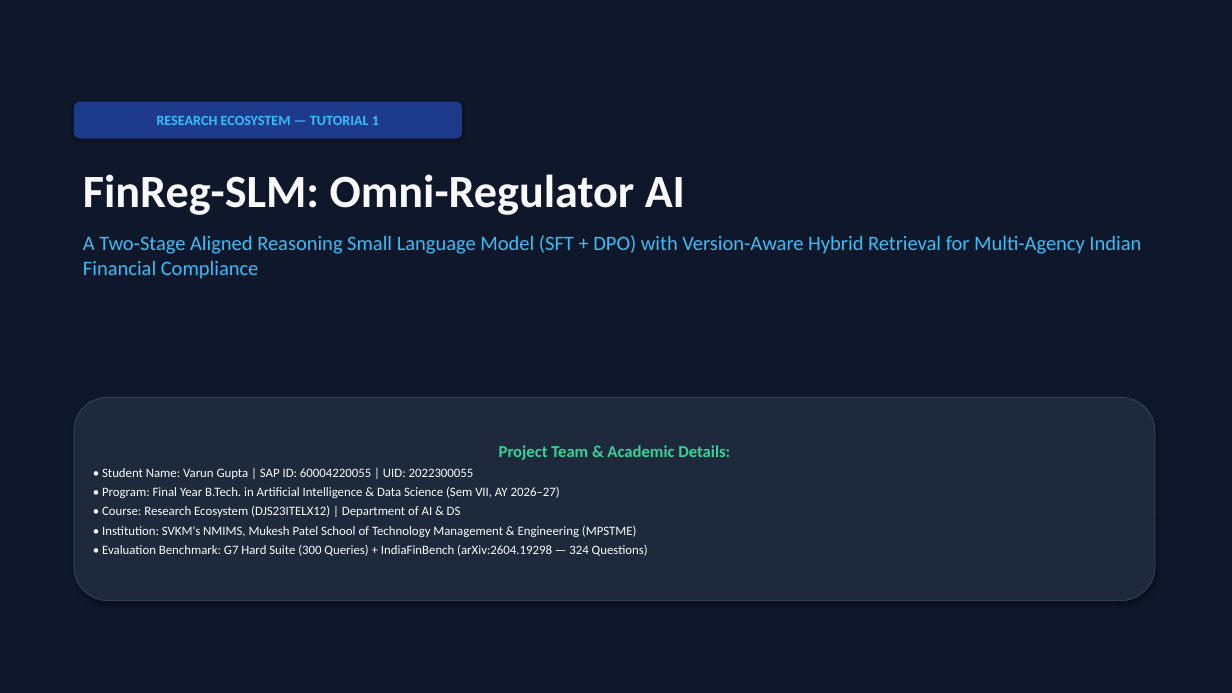
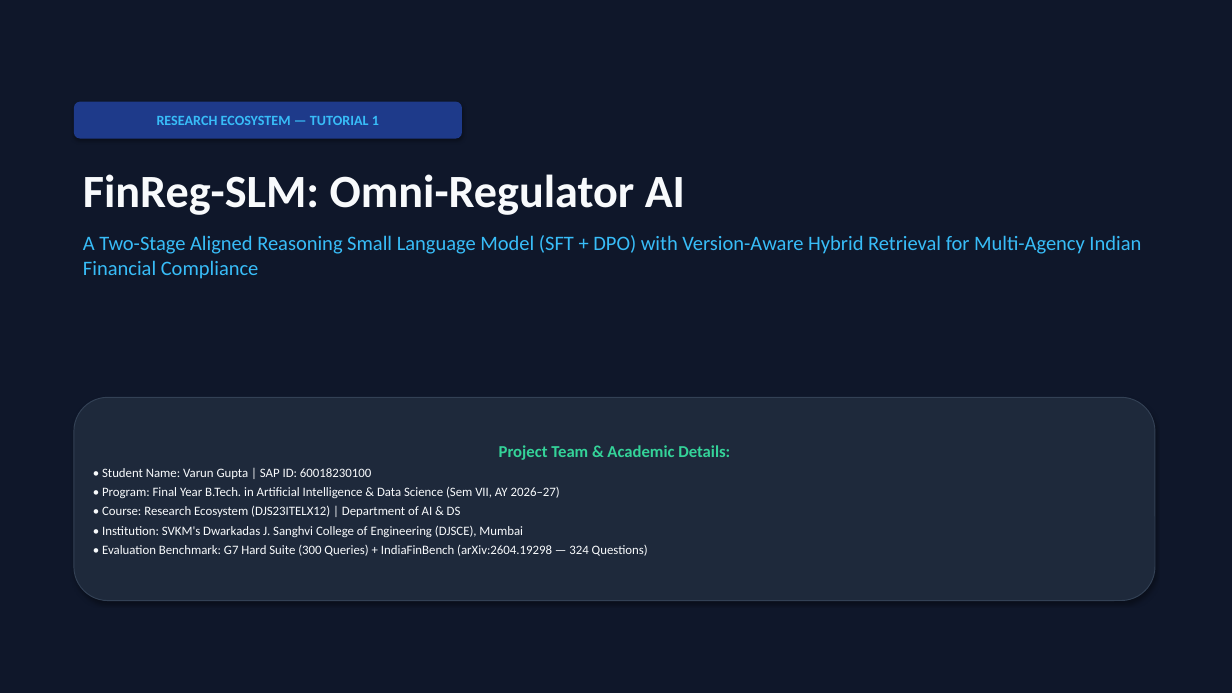
Before and after one commit to Mister2005/FinReg-SLM-Major-Project, a slide deck: slide 1 of 00_Academic_Deliverables/FinReg_SLM_Slide_Deck_4.pptx. Drawn at 1232x693 pixels with LibreOffice and Linux fonts; fonts in the diff are those of the drawing. Boxes give left, top, right and bottom in pixels: in the first picture for what was removed or moved away, otherwise in the second. Text is boxed around its words. In the diff, an @@ line names an element or a change of style, - is before the commit and + after.

Commit message:
docs: Add LaTeX (.tex), BibTeX (.bib) with clickable DOI citations, and high-fidelity PDF; update student SAP ID to 60018230100 and DJSCE college name

```diff
--- a/00_Academic_Deliverables/FinReg_SLM_Slide_Deck_4.pptx
+++ b/00_Academic_Deliverables/FinReg_SLM_Slide_Deck_4.pptx
@@ text in rounded rectangle at box(102, 468, 371, 479): text changed @@
-• Student Name: Varun Gupta | SAP ID: 60004220055 | UID: 2022300055
+• Student Name: Varun Gupta | SAP ID: 60018230100
@@ text in rounded rectangle at box(102, 526, 523, 537): text changed @@
-• Institution: SVKM's NMIMS, Mukesh Patel School of Technology Management & Engineering (MPSTME)
+• Institution: SVKM's Dwarkadas J. Sanghvi College of Engineering (DJSCE), Mumbai
```
Also in this commit, not shown: 12 other files.
